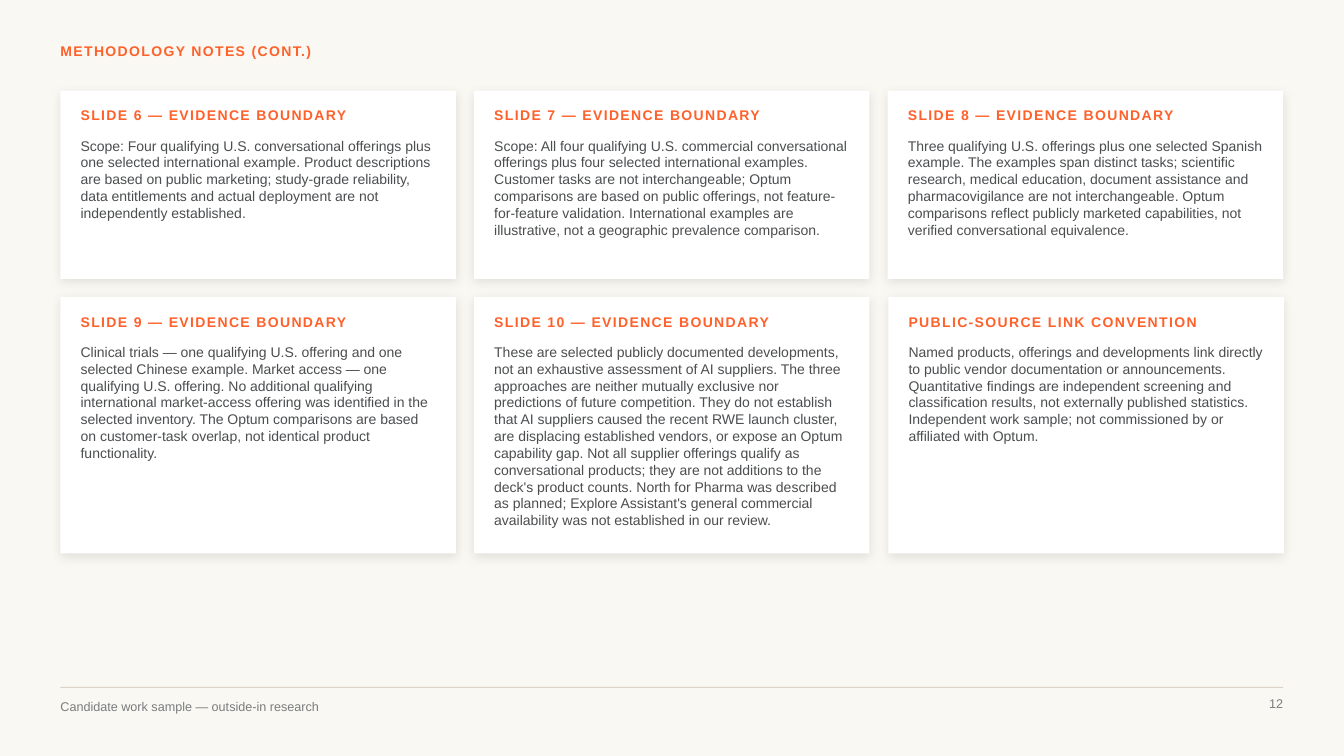
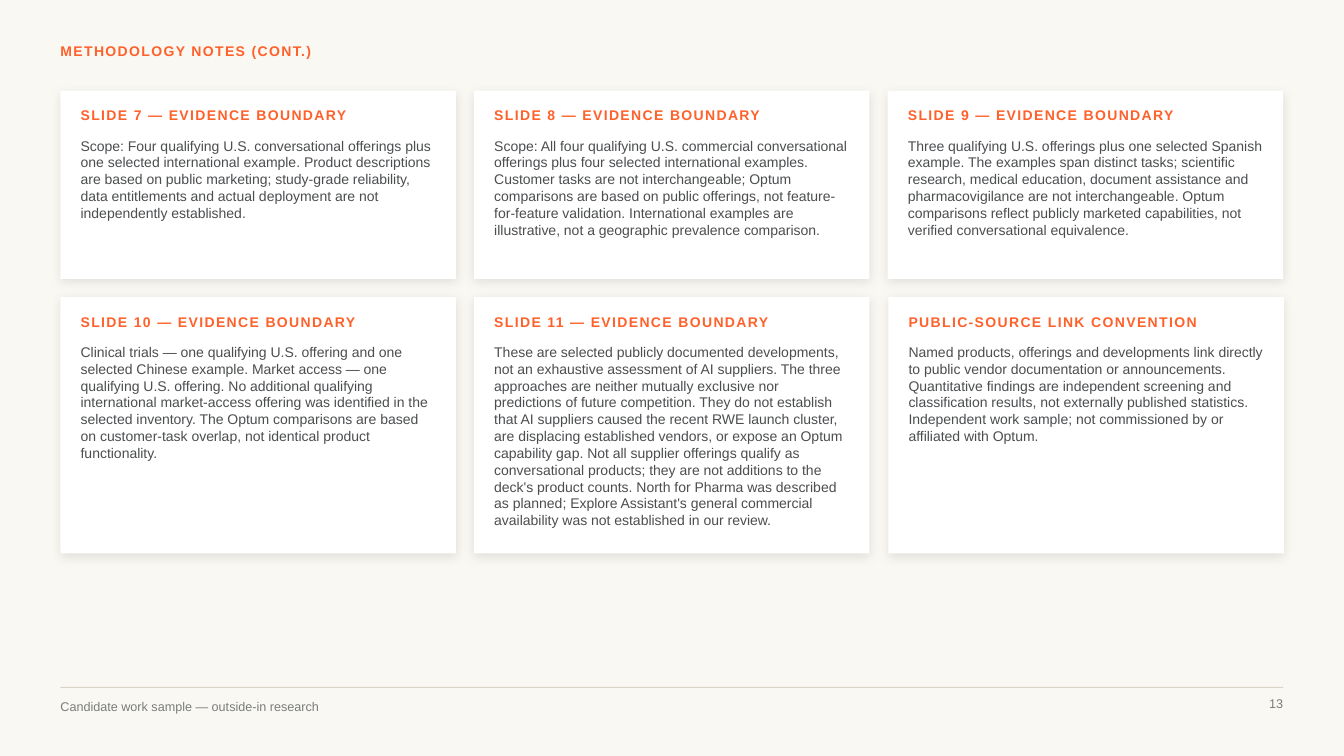
Before and after one commit to marinojt/test, a slide deck: slide 13 of deck/Optum-LS-Conversational-AI-sourced.pptx (slide 12 before the commit). Drawn at 1344x756 pixels with LibreOffice and Linux fonts; fonts in the diff are those of the drawing. Boxes give left, top, right and bottom in pixels: in the first picture for what was removed or moved away, otherwise in the second. Text is boxed around its words. In the diff, an @@ line names an element or a change of style, - is before the commit and + after.

```diff
--- a/deck/Optum-LS-Conversational-AI-sourced.pptx
+++ b/deck/Optum-LS-Conversational-AI-sourced.pptx
@@ text at (81, 110, 346, 120): text changed @@
-SLIDE 6 — EVIDENCE BOUNDARY
+SLIDE 7 — EVIDENCE BOUNDARY
@@ text at (494, 110, 760, 120): text changed @@
-SLIDE 7 — EVIDENCE BOUNDARY
+SLIDE 8 — EVIDENCE BOUNDARY
@@ text at (81, 317, 356, 327): text changed @@
-SLIDE 9 — EVIDENCE BOUNDARY
+SLIDE 10 — EVIDENCE BOUNDARY
@@ text at (494, 317, 768, 327): text changed @@
-SLIDE 10 — EVIDENCE BOUNDARY
+SLIDE 11 — EVIDENCE BOUNDARY
```
Also in this commit, not shown: 3 other slides changed, 1 slide added, 15 other files.
